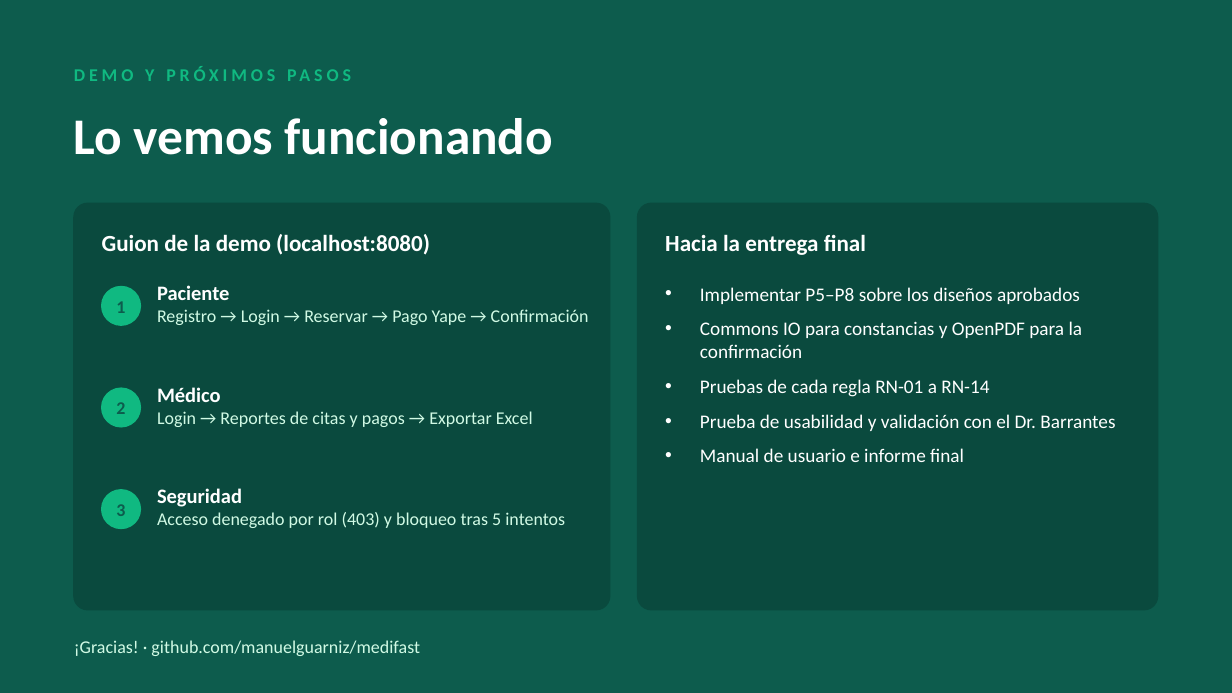
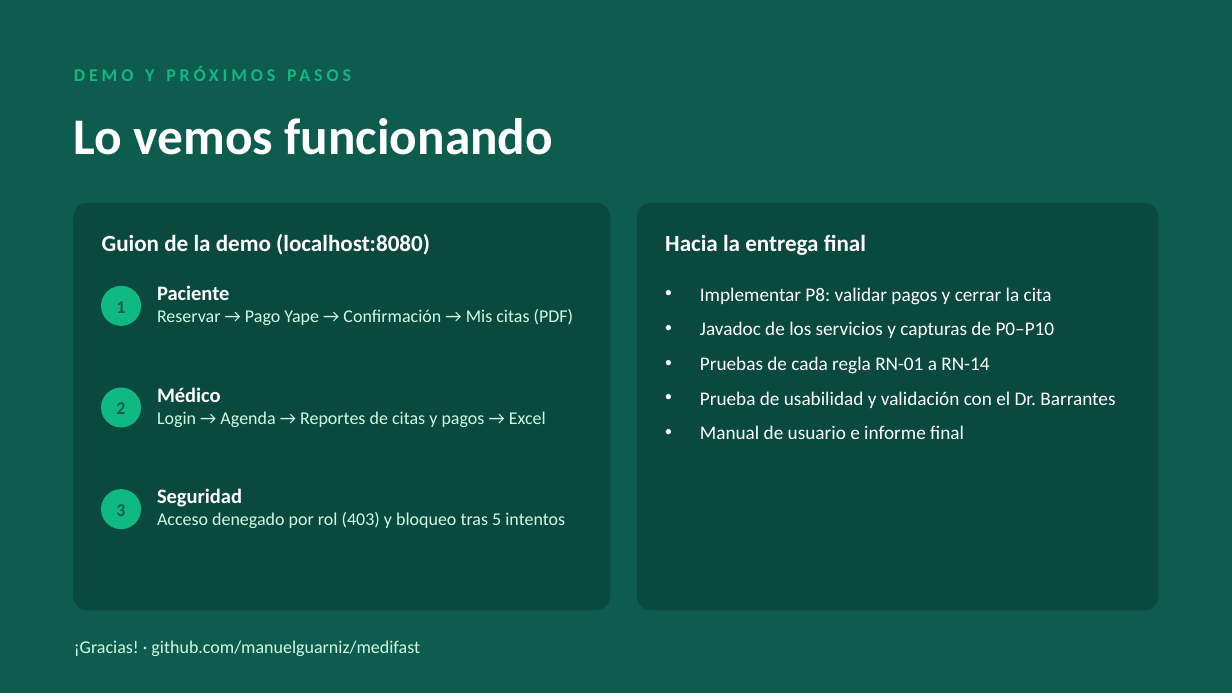
Before and after one commit to manuelguarniz/medifast, a slide deck: slide 24 of docs/entregables/MEDIFAST_APF3_Sustentacion.pptx. Drawn at 1232x693 pixels with LibreOffice and Linux fonts; fonts in the diff are those of the drawing. Boxes give left, top, right and bottom in pixels: in the first picture for what was removed or moved away, otherwise in the second. Text is boxed around its words. In the diff, an @@ line names an element or a change of style, - is before the commit and + after.

Commit message:
se agrega constancia y 10mil datos

```diff
--- a/docs/entregables/MEDIFAST_APF3_Sustentacion.pptx
+++ b/docs/entregables/MEDIFAST_APF3_Sustentacion.pptx
@@ text at (700,287,1055,338): text changed @@
-• Implementar P5–P8 sobre los diseños aprobados
-• Commons IO para constancias y OpenPDF para la confirmación
+• Implementar P8: validar pagos y cerrar la cita
+• Javadoc de los servicios y capturas de P0–P10
@@ text at (157,309,574,325): text changed @@
-Registro → Login → Reservar → Pago Yape → Confirmación
+Reservar → Pago Yape → Confirmación → Mis citas (PDF)
@@ text at (157,411,546,427): text changed @@
-Login → Reportes de citas y pagos → Exportar Excel
+Login → Agenda → Reportes de citas y pagos → Excel
```
Also in this commit, not shown: 7 other slides changed, 37 other files.
